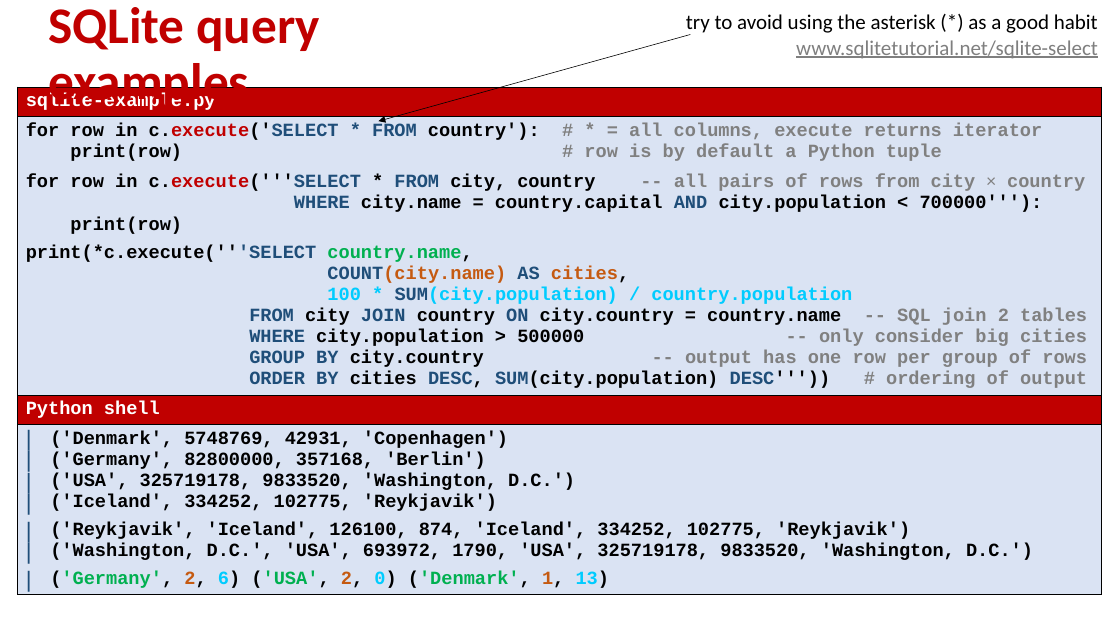
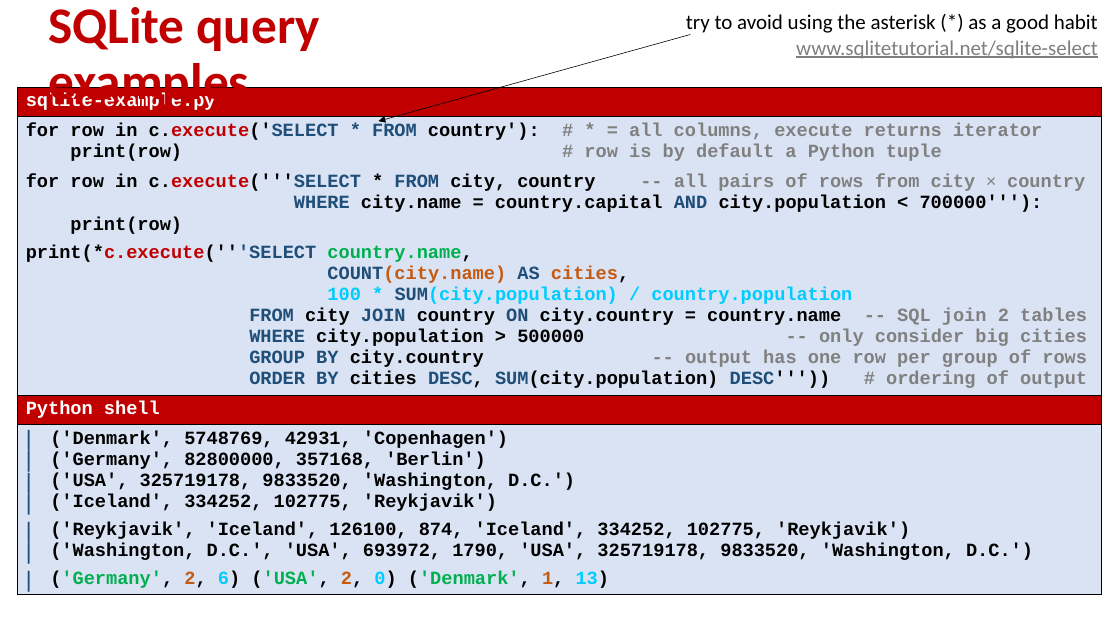
Before and after one commit to gsbrodal/gsbrodal.github.io, a slide deck: slide 6 of ipsa/slides/pandas.pptx. Drawn at 1120x630 pixels with LibreOffice and Linux fonts; fonts in the diff are those of the drawing. Boxes give left, top, right and bottom in pixels: in the first picture for what was removed or moved away, otherwise in the second. Text is boxed around its words. In the diff, an @@ line names an element or a change of style, - is before the commit and + after.

```diff
--- a/ipsa/slides/pandas.pptx
+++ b/ipsa/slides/pandas.pptx
@@ table at (x1=18, y1=87, x2=1102, y2=618) @@
@@ text colour #000000 to #C00000 in "print(*c.execute('''SELECT" @@
```
Also in this commit, not shown: 6 other slides changed, 8 other files.
